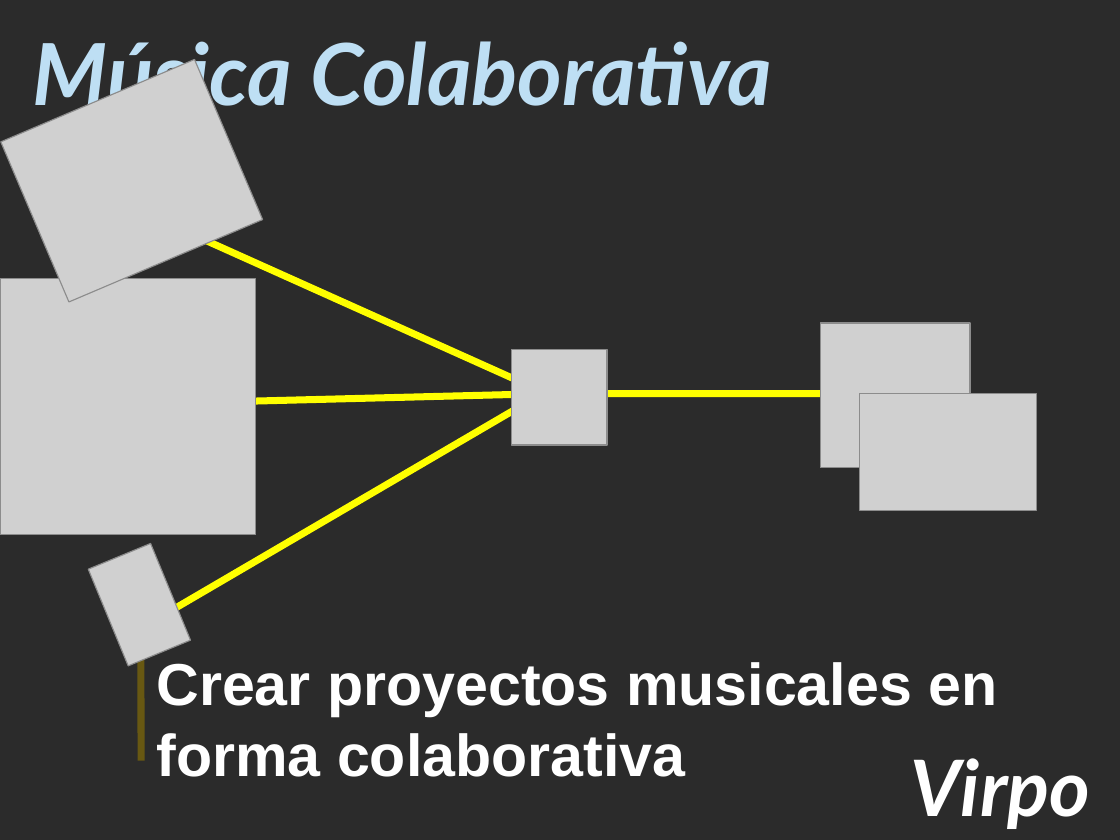
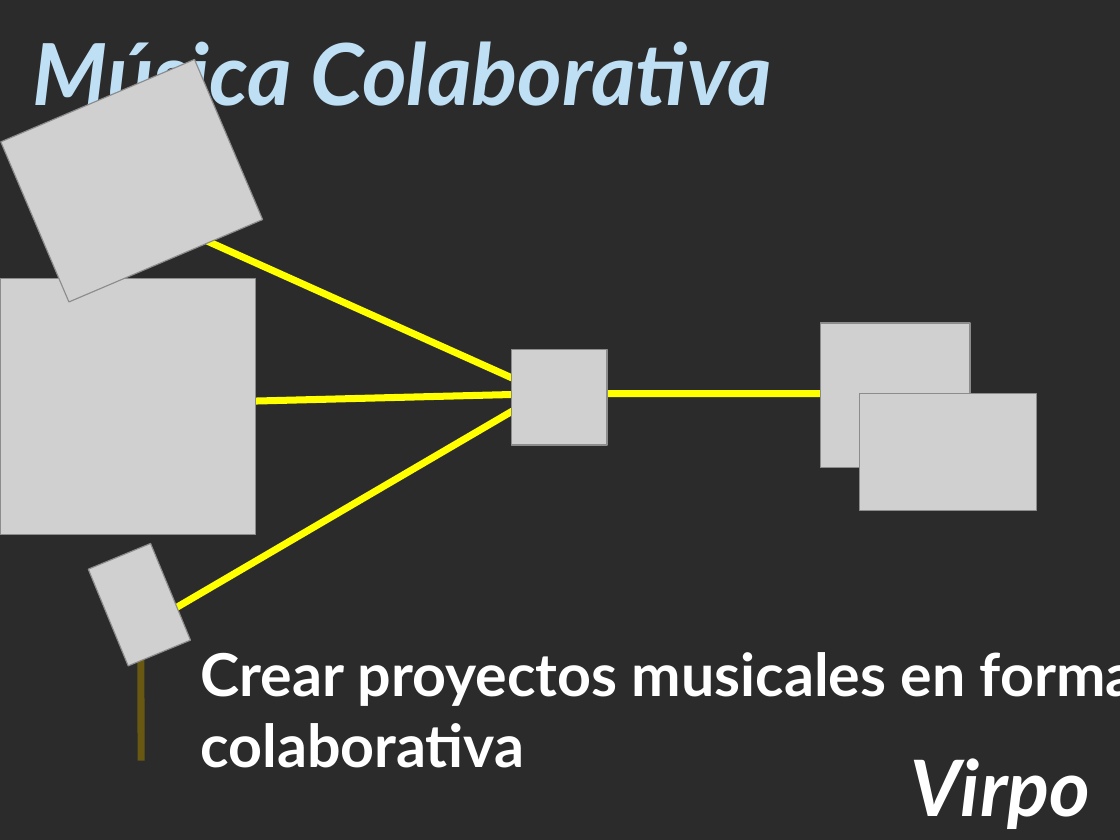
Before and after one commit to matiacc/virpo, a slide deck: slide 8 of Virpo Google/Documentacion/Virpo Iteracion Final.ppt. Drawn at 1120x840 pixels with LibreOffice and Linux fonts; fonts in the diff are those of the drawing; grey boxes stand for pictures; background and template pictures are left out; a plain dark background stands for a picture behind light text. Boxes give left, top, right and bottom in pixels: in the first picture for what was removed or moved away, otherwise in the second. Text is boxed around its words. In the diff, an @@ line names an element or a change of style, - is before the commit and + after.

```diff
--- a/Virpo Google/Documentacion/Virpo Iteracion Final.ppt
+++ b/Virpo Google/Documentacion/Virpo Iteracion Final.ppt
@@ text "Crear proyectos musicales en forma ...": place and size @@
-text "Crear proyectos musicales en forma ..." at [156,662,997,777]
+text "Crear proyectos musicales en forma ..." at [201,652,1120,768]
@@ text "Crear proyectos musicales en forma ..." at [201,652,1120,768]: font Arial to Lato @@
```
Also in this commit, not shown: 5 other slides changed.
